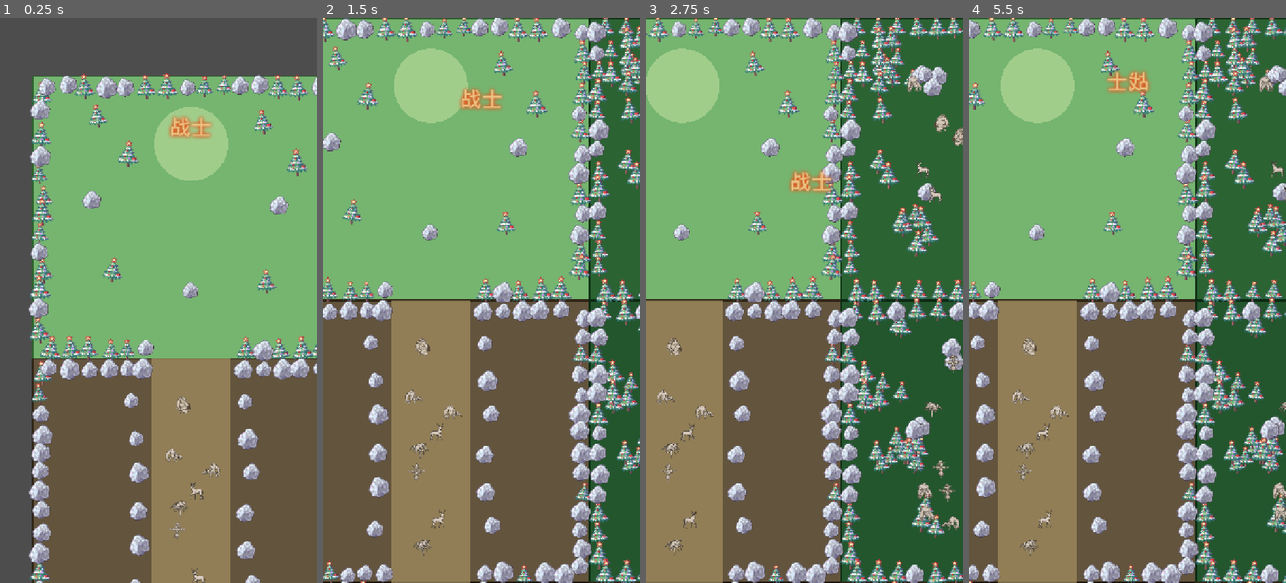
Above: before the commit, frames 1-4 (left to right).
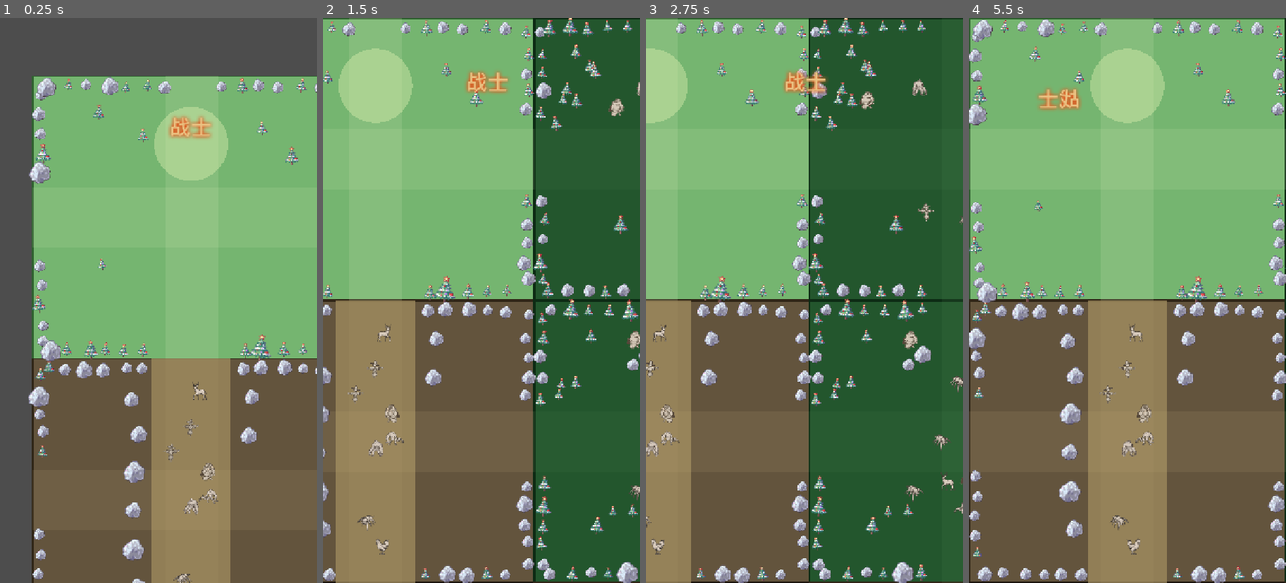
Above: after the commit, the same moments.

Repository: eat-chestnut/chuanqi
Game: Godot game, scene res://BattleScene.tscn
The game is run twice, just before and just after one commit, with the same random seed, the same clock (stepped at 60 frames per second) and the same inputs.
Inputs (mouse positions are in pixels of both pictures, inside the frame that each line leads up to):
- Up to frame 1 (0.25 s): no input
- Up to frame 2 (1.5 s): move the mouse to (551, 272) at 0.52 s; hold D (move_right) 0.53-1.28 s; click (551, 272) at 0.67 s; move the mouse to (418, 328) at 1.27 s; hold S (move_down) from 1.28 s (still down)
- Up to frame 3 (2.75 s): move the mouse to (836, 176) at 2.02 s; release S (move_down) at 2.03 s; hold D (move_right) from 2.03 s (still down)
- Up to frame 4 (5.5 s): move the mouse to (1111, 413) at 2.77 s; release D (move_right) at 2.78 s; hold W (move_up) 2.78-3.53 s; click (1111, 413) at 2.92 s; move the mouse to (1222, 385) at 3.52 s; hold A (move_left) 3.53-5.03 s; move the mouse to (1032, 215) at 4.27 s; move the mouse to (1143, 300) at 5.02 s; hold S (move_down) from 5.03 s (still down); click (1143, 300) at 5.17 s

The runs differ from the first frame. In frame 1, 13% of the frame differs, in the area x 8-100%, y 9-100%; in frame 2, 55%; in frame 3, 38%; in frame 4, 69%, in the area x 0-100%, y 0-100%.

Commit message:
feat: add path system and optimize obstacle collision density

Diff:
--- a/BattleScene.gd
+++ b/BattleScene.gd
@@ -6,6 +6,11 @@
 const MODULE_GATE_LEFT := MODULE_WIDTH * 0.5 - MODULE_GATE_WIDTH * 0.5
 const MODULE_GATE_RIGHT := MODULE_WIDTH * 0.5 + MODULE_GATE_WIDTH * 0.5
 const ROAD_CORRIDOR_WIDTH := 180.0
+const PATH_HALF_WIDTH := 60.0
+const CROSS_PATH_HALF_HEIGHT := 68.0
+const SIDE_GATE_HALF_HEIGHT := 70.0
+const SIDE_GATE_TOP := MODULE_HEIGHT * 0.5 - SIDE_GATE_HALF_HEIGHT
+const SIDE_GATE_BOTTOM := MODULE_HEIGHT * 0.5 + SIDE_GATE_HALF_HEIGHT
 const MONSTER_SPAWN_ATTEMPTS := 18
 
 const PLAYER_SPEED := 340.0
@@ -18,14 +23,14 @@
 const TREE_TEXTURE_PATH := "res://assets/environment/tree.png"
 const ROCK_TEXTURE_PATH := "res://assets/environment/rock.png"
 
-const ENTRY_TREE_COUNT := 6
+const ENTRY_TREE_COUNT := 5
 const FOREST_MONSTER_COUNT := 10
-const FOREST_TREE_COUNT := 42
-const FOREST_ROCK_COUNT := 8
+const FOREST_TREE_COUNT := 28
+const FOREST_ROCK_COUNT := 6
 const ROAD_MONSTER_COUNT := 8
-const ROAD_ROCK_COUNT := 12
+const ROAD_ROCK_COUNT := 8
 const NEST_MONSTER_COUNT := 12
-const NEST_ROCK_COUNT := 8
+const NEST_ROCK_COUNT := 6
 
 var rng := RandomNumberGenerator.new()
 var total_map_height := 0.0
@@ -220,14 +225,21 @@
 	var module_bounds := Rect2(Vector2(56.0, 54.0), Vector2(MODULE_WIDTH - 112.0, MODULE_HEIGHT - 108.0))
 
 	add_module_floor(offset_y, offset_x, Color(0.46, 0.71, 0.44), Color(0.19, 0.38, 0.19))
+	add_path_cross(offset_y, offset_x, Color(0.82, 0.9, 0.7, 0.18))
 	add_circle_fill(to_world_pos(offset_y, offset_x, ratio_pos(0.5, 0.24)), 84.0, Color(0.82, 0.91, 0.66, 0.48), -16)
 	decorate_module_boundaries(offset_y, offset_x, "entry", false, true)
 
 	for index in range(ENTRY_TREE_COUNT):
-		place_tree_local(offset_y, offset_x, jitter_local_point(tree_points[index % tree_points.size()], Vector2(22.0, 24.0), module_bounds))
+		var tree_pos := jitter_local_point(tree_points[index % tree_points.size()], Vector2(22.0, 24.0), module_bounds)
+		if is_in_path_corridor(tree_pos):
+			continue
+		place_tree_local(offset_y, offset_x, tree_pos, choose_obstacle_kind())
 
 	for rock_point in rock_points:
-		place_rock_local(offset_y, offset_x, jitter_local_point(rock_point, Vector2(18.0, 18.0), module_bounds))
+		var local_rock_pos := jitter_local_point(rock_point, Vector2(18.0, 18.0), module_bounds)
+		if is_in_path_corridor(local_rock_pos):
+			continue
+		place_rock_local(offset_y, offset_x, local_rock_pos, choose_obstacle_kind())
 
 	if offset_x == 0.0:
 		player.position = to_world_pos(offset_y, offset_x, spawn_point)
@@ -303,13 +315,20 @@
 		]
 
 	add_module_floor(offset_y, offset_x, fill_color, border_color)
+	add_path_cross(offset_y, offset_x, Color(0.32, 0.54, 0.34, 0.14))
 	decorate_module_boundaries(offset_y, offset_x, "forest", true, true)
 
 	for _i in range(FOREST_TREE_COUNT):
-		place_tree_local(offset_y, offset_x, sample_point_from_points(tree_points, Vector2(52.0, 44.0), tree_bounds))
+		var tree_pos := sample_point_from_points(tree_points, Vector2(52.0, 44.0), tree_bounds)
+		if is_in_path_corridor(tree_pos):
+			continue
+		place_tree_local(offset_y, offset_x, tree_pos, choose_obstacle_kind())
 
 	for _i in range(FOREST_ROCK_COUNT):
-		place_rock_local(offset_y, offset_x, sample_point_from_points(rock_points, Vector2(22.0, 22.0), tree_bounds))
+		var rock_pos := sample_point_from_points(rock_points, Vector2(22.0, 22.0), tree_bounds)
+		if is_in_path_corridor(rock_pos):
+			continue
+		place_rock_local(offset_y, offset_x, rock_pos, choose_obstacle_kind())
 
 	spawn_monsters_from_points(offset_y, offset_x, spawn_points, FOREST_MONSTER_COUNT, monster_bounds, Vector2(50.0, 44.0), "normal", 46.0)
 
@@ -328,6 +347,7 @@
 	var monster_bounds := Rect2(Vector2(corridor_left + 18.0, 74.0), Vector2(ROAD_CORRIDOR_WIDTH - 36.0, MODULE_HEIGHT - 148.0))
 
 	add_module_floor(offset_y, offset_x, Color(0.39, 0.33, 0.24), Color(0.19, 0.15, 0.09))
+	add_path_cross(offset_y, offset_x, Color(0.76, 0.68, 0.48, 0.16))
 	add_vertical_corridor_strip(offset_y, offset_x, corridor_left, corridor_right, Color(0.64, 0.56, 0.38, 0.72))
 	decorate_module_boundaries(offset_y, offset_x, "road", true, true)
 	create_road_side_walls(offset_y, offset_x, corridor_left, corridor_right)
@@ -350,6 +370,7 @@
 	var monster_bounds := Rect2(Vector2(146.0, 116.0), Vector2(MODULE_WIDTH - 292.0, MODULE_HEIGHT - 232.0))
 
 	add_module_floor(offset_y, offset_x, Color(0.25, 0.21, 0.17), Color(0.11, 0.08, 0.05))
+	add_path_cross(offset_y, offset_x, Color(0.58, 0.36, 0.24, 0.14))
 	add_circle_fill(center, 104.0, Color(0.43, 0.24, 0.16, 0.8), -15)
 	add_circle_outline(center, 126.0, Color(0.69, 0.42, 0.24, 0.96), 6.0, -14)
 	decorate_module_boundaries(offset_y, offset_x, "nest", true, true)
@@ -358,7 +379,10 @@
 		var angle := TAU * float(index) / float(NEST_ROCK_COUNT) + rng.randf_range(-0.18, 0.18)
 		var distance := 156.0 + rng.randf_range(-12.0, 24.0)
 		var rock_pos := center_local + Vector2.RIGHT.rotated(angle) * distance
-		place_rock_local(offset_y, offset_x, clamp_local_point(rock_pos, Rect2(Vector2(74.0, 74.0), Vector2(MODULE_WIDTH - 148.0, MODULE_HEIGHT - 148.0))))
+		var local_rock_pos := clamp_local_point(rock_pos, Rect2(Vector2(74.0, 74.0), Vector2(MODULE_WIDTH - 148.0, MODULE_HEIGHT - 148.0)))
+		if is_in_path_corridor(local_rock_pos):
+			continue
+		place_rock_local(offset_y, offset_x, local_rock_pos, "soft")
 
 	spawn_monsters_from_points(offset_y, offset_x, spawn_points, NEST_MONSTER_COUNT, monster_bounds, Vector2(28.0, 28.0), "normal", 32.0)
 	spawn_monster(jitter_local_point(center_local, Vector2(18.0, 18.0), monster_bounds), "elite", offset_y, offset_x)
@@ -369,6 +393,7 @@
 	var center := to_world_pos(offset_y, offset_x, spawn_point)
 
 	add_module_floor(offset_y, offset_x, Color(0.18, 0.13, 0.14), Color(0.3, 0.1, 0.11))
+	add_path_cross(offset_y, offset_x, Color(0.54, 0.22, 0.18, 0.16))
 	add_circle_fill(center, 142.0, Color(0.38, 0.11, 0.12, 0.82), -15)
 	add_circle_outline(center, 162.0, Color(0.87, 0.53, 0.24, 0.96), 7.0, -14)
 	decorate_module_boundaries(offset_y, offset_x, "boss", true, false)
@@ -376,7 +401,10 @@
 	for index in range(8):
 		var angle := TAU * float(index) / 8.0
 		var local_pos := spawn_point + Vector2.RIGHT.rotated(angle) * rng.randf_range(166.0, 194.0)
-		place_rock_local(offset_y, offset_x, clamp_local_point(local_pos, Rect2(Vector2(80.0, 80.0), Vector2(MODULE_WIDTH - 160.0, MODULE_HEIGHT - 160.0))))
+		var boss_rock_pos := clamp_local_point(local_pos, Rect2(Vector2(80.0, 80.0), Vector2(MODULE_WIDTH - 160.0, MODULE_HEIGHT - 160.0)))
+		if is_in_path_corridor(boss_rock_pos):
+			continue
+		place_rock_local(offset_y, offset_x, boss_rock_pos, "hard")
 
 	spawn_monster(spawn_point, "boss", offset_y, offset_x)
 
@@ -472,12 +500,24 @@
 	return monster
 
 
-func place_tree(pos: Vector2) -> StaticBody2D:
-	return create_obstacle_body(pos, tree_texture, Vector2(60.0, 60.0), Vector2(1.4, 2.0), Vector2(-8.0, 8.0), 4)
-
-
-func place_rock(pos: Vector2) -> StaticBody2D:
-	return create_obstacle_body(pos, rock_texture, Vector2(44.0, 44.0), Vector2(1.1, 1.6), Vector2(-18.0, 18.0), 5)
+func place_tree(pos: Vector2, obstacle_kind: String = "decor") -> Node2D:
+	match obstacle_kind:
+		"soft":
+			return create_obstacle_body(pos, tree_texture, Vector2(30.0, 30.0), Vector2(1.25, 1.65), Vector2(-8.0, 8.0), 4)
+		"hard":
+			return create_obstacle_body(pos, tree_texture, Vector2(60.0, 60.0), Vector2(1.7, 2.15), Vector2(-8.0, 8.0), 4)
+		_:
+			return create_decor_sprite(pos, tree_texture, Vector2(0.8, 1.15), Vector2(-8.0, 8.0), 3)
+
+
+func place_rock(pos: Vector2, obstacle_kind: String = "decor") -> Node2D:
+	match obstacle_kind:
+		"soft":
+			return create_obstacle_body(pos, rock_texture, Vector2(30.0, 30.0), Vector2(1.0, 1.3), Vector2(-18.0, 18.0), 5)
+		"hard":
+			return create_obstacle_body(pos, rock_texture, Vector2(60.0, 60.0), Vector2(1.35, 1.8), Vector2(-18.0, 18.0), 5)
+		_:
+			return create_decor_sprite(pos, rock_texture, Vector2(0.75, 1.0), Vector2(-18.0, 18.0), 4)
 
 
 func create_obstacle_body(world_pos: Vector2, texture: Texture2D, collision_size: Vector2, scale_range: Vector2, rotation_range: Vector2, z_index_value: int) -> StaticBody2D:
@@ -505,6 +545,18 @@
 	return body
 
 
+func create_decor_sprite(world_pos: Vector2, texture: Texture2D, scale_range: Vector2, rotation_range: Vector2, z_index_value: int) -> Sprite2D:
+	var sprite := Sprite2D.new()
+	sprite.texture = texture
+	sprite.position = world_pos
+	sprite.centered = true
+	sprite.scale = Vector2.ONE * rng.randf_range(scale_range.x, scale_range.y)
+	sprite.rotation = deg_to_rad(rng.randf_range(rotation_range.x, rotation_range.y))
+	sprite.z_index = z_index_value
+	obstacles_root.add_child(sprite)
+	return sprite
+
+
 func clear_children(root: Node) -> void:
 	for child in root.get_children():
 		child.queue_free()
@@ -512,9 +564,11 @@
 
 func spawn_monsters_from_points(offset_y: float, offset_x: float, spawn_points: Array[Vector2], count: int, bounds: Rect2, spread: Vector2, type: String = "normal", min_distance: float = 28.0) -> void:
 	var used_positions: Array[Vector2] = []
+	var candidate_points := spawn_points.duplicate()
+	candidate_points.append_array(build_path_spawn_points(bounds))
 
 	for _i in range(count):
-		var local_pos := sample_spawn_position(spawn_points, used_positions, bounds, spread, min_distance)
+		var local_pos := sample_spawn_position(candidate_points, used_positions, bounds, spread, min_distance)
 		used_positions.append(local_pos)
 		spawn_monster(local_pos, type, offset_y, offset_x)
 
@@ -552,8 +606,10 @@
 
 
 func decorate_module_boundaries(offset_y: float, offset_x: float, theme: String, top_has_opening: bool, bottom_has_opening: bool) -> void:
-	place_vertical_boundary(offset_y, offset_x, 18.0, theme)
-	place_vertical_boundary(offset_y, offset_x, MODULE_WIDTH - 18.0, theme)
+	var left_has_opening := offset_x > 0.0
+	var right_has_opening := offset_x < MODULE_WIDTH
+	place_vertical_boundary(offset_y, offset_x, 18.0, theme, left_has_opening)
+	place_vertical_boundary(offset_y, offset_x, MODULE_WIDTH - 18.0, theme, right_has_opening)
 	place_horizontal_boundary(offset_y, offset_x, 22.0, theme, top_has_opening)
 	place_horizontal_boundary(offset_y, offset_x, MODULE_HEIGHT - 22.0, theme, bottom_has_opening)
 
@@ -570,38 +626,46 @@
 		x_local += 44.0 + rng.randf_range(-3.0, 3.0)
 
 
-func place_vertical_boundary(offset_y: float, offset_x: float, x_local: float, theme: String) -> void:
+func place_vertical_boundary(offset_y: float, offset_x: float, x_local: float, theme: String, has_opening: bool) -> void:
 	var y_local := 36.0
 	while y_local <= MODULE_HEIGHT - 36.0:
+		if has_opening and y_local >= SIDE_GATE_TOP and y_local <= SIDE_GATE_BOTTOM:
+			y_local = SIDE_GATE_BOTTOM + 26.0
+			continue
+
 		var local_pos := Vector2(x_local + rng.randf_range(-6.0, 6.0), y_local + rng.randf_range(-6.0, 6.0))
 		place_boundary_obstacle(offset_y, offset_x, local_pos, theme)
 		y_local += 44.0 + rng.randf_range(-3.0, 4.0)
 
 
 func place_boundary_obstacle(offset_y: float, offset_x: float, local_pos: Vector2, theme: String) -> void:
+	if is_in_path_corridor(local_pos):
+		return
+
+	var obstacle_kind := choose_obstacle_kind()
 	var roll := rng.randf()
 
 	match theme:
 		"forest":
 			if roll < 0.72:
-				place_tree_local(offset_y, offset_x, local_pos)
+				place_tree_local(offset_y, offset_x, local_pos, obstacle_kind)
 			else:
-				place_rock_local(offset_y, offset_x, local_pos)
+				place_rock_local(offset_y, offset_x, local_pos, obstacle_kind)
 		"road":
 			if roll < 0.86:
-				place_rock_local(offset_y, offset_x, local_pos)
+				place_rock_local(offset_y, offset_x, local_pos, obstacle_kind)
 			else:
-				place_tree_local(offset_y, offset_x, local_pos)
+				place_tree_local(offset_y, offset_x, local_pos, obstacle_kind)
 		"nest", "boss":
 			if roll < 0.9:
-				place_rock_local(offset_y, offset_x, local_pos)
+				place_rock_local(offset_y, offset_x, local_pos, obstacle_kind)
 			else:
-				place_tree_local(offset_y, offset_x, local_pos)
+				place_tree_local(offset_y, offset_x, local_pos, obstacle_kind)
 		_:
 			if roll < 0.62:
-				place_tree_local(offset_y, offset_x, local_pos)
+				place_tree_local(offset_y, offset_x, local_pos, obstacle_kind)
 			else:
-				place_rock_local(offset_y, offset_x, local_pos)
+				place_rock_local(offset_y, offset_x, local_pos, obstacle_kind)
 
 
 func create_road_side_walls(offset_y: float, offset_x: float, corridor_left: float, corridor_right: float) -> void:
@@ -614,7 +678,32 @@
 		if not left_side:
 			x_local = corridor_right + rng.randf_range(28.0, 52.0)
 
-		place_rock_local(offset_y, offset_x, Vector2(x_local, y_local))
+		place_rock_local(offset_y, offset_x, Vector2(x_local, y_local), "soft" if rng.randf() < 0.8 else "hard")
+
+
+func choose_obstacle_kind() -> String:
+	var roll := rng.randf()
+	if roll < 0.8:
+		return "decor"
+	if roll < 0.95:
+		return "soft"
+	return "hard"
+
+
+func is_in_path_corridor(local_pos: Vector2) -> bool:
+	return absf(local_pos.x - MODULE_WIDTH * 0.5) < PATH_HALF_WIDTH or absf(local_pos.y - MODULE_HEIGHT * 0.5) < CROSS_PATH_HALF_HEIGHT
+
+
+func build_path_spawn_points(bounds: Rect2) -> Array[Vector2]:
+	var path_points: Array[Vector2] = []
+	var top_y := bounds.position.y + 34.0
+	var bottom_y := bounds.position.y + bounds.size.y - 34.0
+
+	for index in range(4):
+		var t := float(index + 1) / 5.0
+		path_points.append(clamp_local_point(Vector2(MODULE_WIDTH * 0.5, lerpf(top_y, bottom_y, t)), bounds))
+
+	return path_points
 
 
 func ratio_pos(x_ratio: float, y_ratio: float) -> Vector2:
@@ -625,12 +714,12 @@
 	return Vector2(offset_x + local_pos.x, offset_y + local_pos.y)
 
 
-func place_tree_local(offset_y: float, offset_x: float, local_pos: Vector2) -> StaticBody2D:
-	return place_tree(to_world_pos(offset_y, offset_x, local_pos))
-
-
-func place_rock_local(offset_y: float, offset_x: float, local_pos: Vector2) -> StaticBody2D:
-	return place_rock(to_world_pos(offset_y, offset_x, local_pos))
+func place_tree_local(offset_y: float, offset_x: float, local_pos: Vector2, obstacle_kind: String = "decor") -> Node2D:
+	return place_tree(to_world_pos(offset_y, offset_x, local_pos), obstacle_kind)
+
+
+func place_rock_local(offset_y: float, offset_x: float, local_pos: Vector2, obstacle_kind: String = "decor") -> Node2D:
+	return place_rock(to_world_pos(offset_y, offset_x, local_pos), obstacle_kind)
 
 
 func sample_point_from_points(points: Array[Vector2], spread: Vector2, bounds: Rect2) -> Vector2:
@@ -696,6 +785,30 @@
 	tile_root.add_child(border)
 
 
+func add_path_cross(offset_y: float, offset_x: float, color: Color) -> void:
+	var vertical_path := Polygon2D.new()
+	vertical_path.polygon = PackedVector2Array([
+		Vector2(offset_x + MODULE_WIDTH * 0.5 - PATH_HALF_WIDTH, offset_y),
+		Vector2(offset_x + MODULE_WIDTH * 0.5 + PATH_HALF_WIDTH, offset_y),
+		Vector2(offset_x + MODULE_WIDTH * 0.5 + PATH_HALF_WIDTH, offset_y + MODULE_HEIGHT),
+		Vector2(offset_x + MODULE_WIDTH * 0.5 - PATH_HALF_WIDTH, offset_y + MODULE_HEIGHT)
+	])
+	vertical_path.color = color
+	vertical_path.z_index = -18
+	tile_root.add_child(vertical_path)
+
+	var horizontal_path := Polygon2D.new()
+	horizontal_path.polygon = PackedVector2Array([
+		Vector2(offset_x, offset_y + MODULE_HEIGHT * 0.5 - CROSS_PATH_HALF_HEIGHT),
+		Vector2(offset_x + MODULE_WIDTH, offset_y + MODULE_HEIGHT * 0.5 - CROSS_PATH_HALF_HEIGHT),
+		Vector2(offset_x + MODULE_WIDTH, offset_y + MODULE_HEIGHT * 0.5 + CROSS_PATH_HALF_HEIGHT),
+		Vector2(offset_x, offset_y + MODULE_HEIGHT * 0.5 + CROSS_PATH_HALF_HEIGHT)
+	])
+	horizontal_path.color = Color(color.r, color.g, color.b, color.a * 0.8)
+	horizontal_path.z_index = -17
+	tile_root.add_child(horizontal_path)
+
+
 func add_vertical_corridor_strip(offset_y: float, offset_x: float, left_x: float, right_x: float, color: Color) -> void:
 	var corridor := Polygon2D.new()
 	corridor.polygon = PackedVector2Array([
